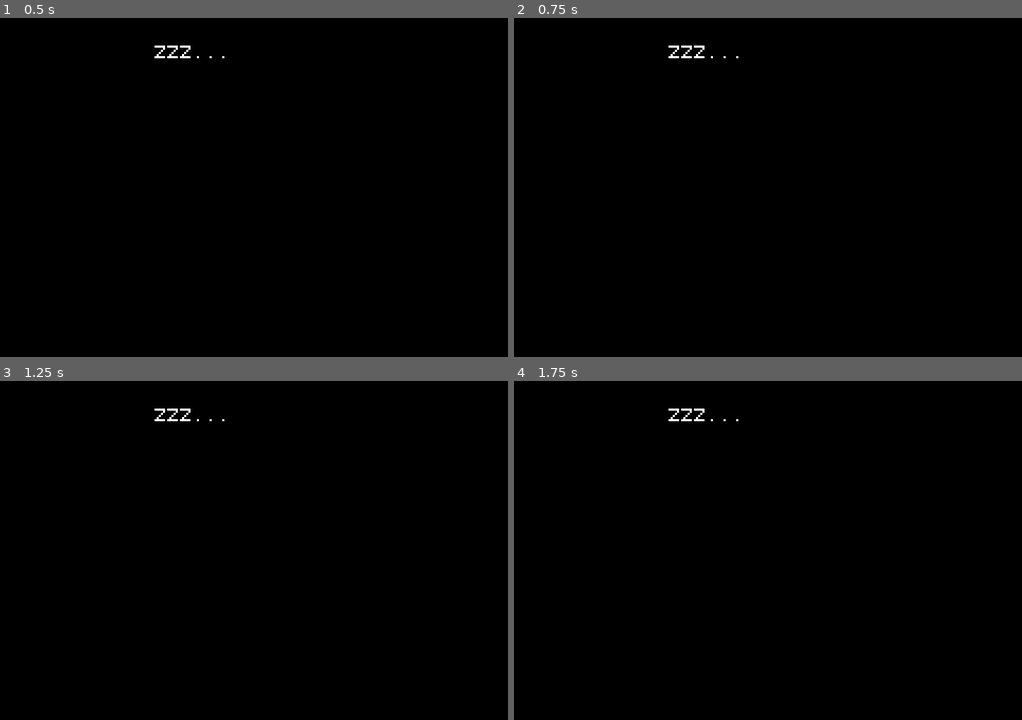
Above: before the commit, frames 1-4 (two rows, left to right).
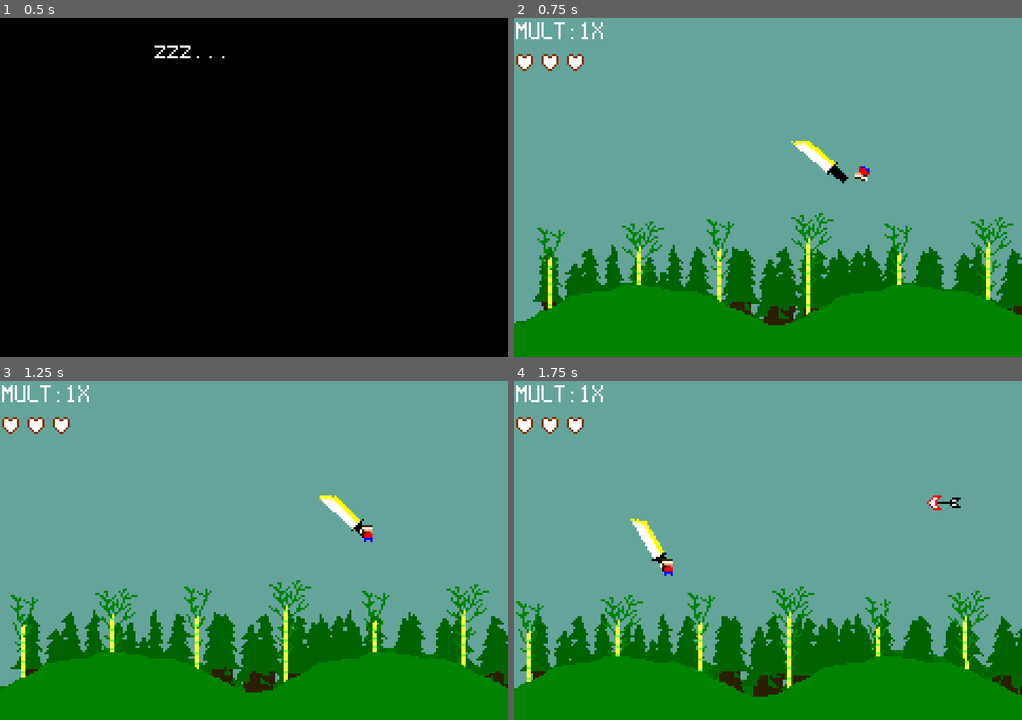
Above: after the commit, the same moments.

Repository: bytomancer/clonq-jam-2026
Game: Godot game, scene res://scn/pre.tscn
Two runs of this game, one before a commit and one after it. Both use one fixed random seed, a clock stepped at 60 frames per second and the inputs below.
Inputs (mouse positions are in pixels of both pictures, inside the frame that each line leads up to):
- Up to frame 1 (0.5 s): no input
- Up to frame 2 (0.75 s): tap Enter (ui_accept) at 0.5, 0.6 s; move the mouse to (879, 170) at 0.52 s
- Up to frame 3 (1.25 s): tap Enter (ui_accept) at 0.77, 1.07 s
- Up to frame 4 (1.75 s): move the mouse to (666, 567) at 1.27 s; tap Enter (ui_accept) at 1.35, 1.52 s

Frame 1 is identical in both runs. In frame 2, 100% of the frame differs, in the area x 0-100%, y 0-100%; in frame 3, 100%; in frame 4, 100%.

Commit message:
fix: adjusted rendering for release

Diff:
--- a/godot/src/pre.gd
+++ b/godot/src/pre.gd
@@ -6,6 +6,8 @@
 func _process(_delta: float) -> void:
 	var diff = JavaScriptBridge.eval("window.lcolonqJamStart || -1.0")
 	diff = diff as int if diff else -1
+	if diff < -0.5 && Input.is_action_just_released("ui_accept"):
+		diff = 0.0
 	if diff > -0.5:
 		JavaScriptBridge.eval("window.lcolonqJamStart = -1.0")
 		JavaScriptBridge.eval("window.parent.postMessage({op: \"started\"});")
Not shown, changed: godot/export_presets.cfg
